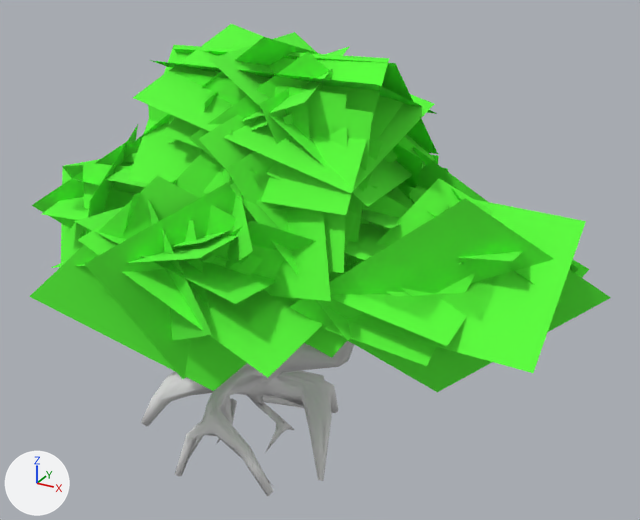
The FBX model Assets/Models/Foliage/Tree A 1.fbx: old version first, new version second.
Both versions are drawn from a 50 mm camera at (7.37, -10.99, 9.08) aimed at (1.16, 0.3, 3.44). Every picture has the same lights, and +X, +Y and +Z are marked at lower left. Where no turn or scale is listed for an object, it has been applied to the vertices.

The scene before the commit, as lines of its bpy script (objects in view):
```python
mat_leaves = principled_material('Leaves')
mat_leaves.base_color = (0.106, 1.0, 0.0432)  # green #5bff3b
mat_leaves.roughness = 1.0
me_lod0 = bpy.data.meshes.new('LOD0')
me_lod0.from_pydata(...)  # 1088 vertices, 1066 faces; spans x -3.63..4.95, y -2.59..2.46, z -0.25..6.57
# faces by material slot: [908, 158]
me_lod0.materials.append(mat_trunk_a)  # its picture is missing
me_lod0.materials.append(mat_leaves)  # green #5bff3b
me_lod1 = bpy.data.meshes.new('LOD1')
me_lod1.from_pydata(...)  # 547 vertices, 453 faces; spans x -4.06..5.23, y -2.82..2.76, z -0.26..6.81
# faces by material slot: [362, 91]
me_lod1.materials.append(mat_trunk_a)  # its picture is missing
me_lod1.materials.append(mat_leaves)  # green #5bff3b
me_lod2 = bpy.data.meshes.new('LOD2')
me_lod2.from_pydata(...)  # 256 vertices, 193 faces; spans x -4.33..5.59, y -3.13..3.07, z -0.26..7.0
# faces by material slot: [148, 45]
me_lod2.materials.append(mat_trunk_a)  # its picture is missing
me_lod2.materials.append(mat_leaves)  # green #5bff3b
ob_treea_1_lod_0 = bpy.data.objects.new('TreeA 1 LOD 0', me_lod0)
ob_treea_1_lod_0.location = (0.0, 0.0, 0.0)
ob_treea_1_lod_1 = bpy.data.objects.new('TreeA 1 LOD 1', me_lod1)
ob_treea_1_lod_1.location = (0.0, 0.0, 0.0)
ob_treea_1_lod_2 = bpy.data.objects.new('TreeA 1 LOD 2', me_lod2)
ob_treea_1_lod_2.location = (0.0, 0.0, 0.0)
```
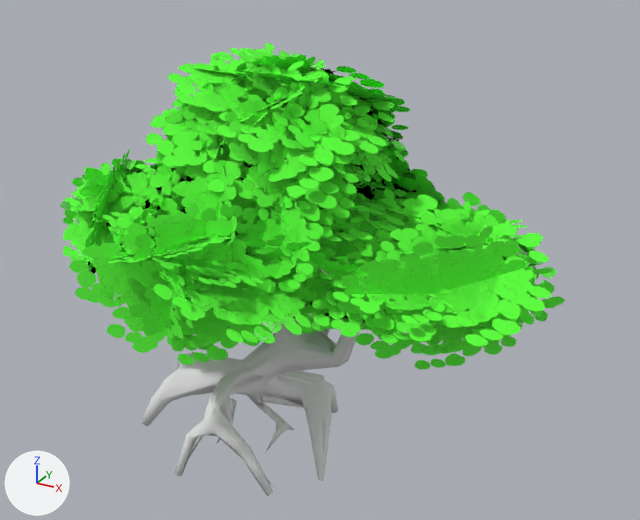
The change, as a diff of the scene's bpy script:
```diff
--- a/Assets/Models/Foliage/Tree A 1.fbx.py
+++ b/Assets/Models/Foliage/Tree A 1.fbx.py
@@ img_leaves_02_png @@
+img_leaves_02_png = load_image('Leaves_02.png', '../../Textures/Foliage/Leaves_02.png', 512, 512, 'Non-Color')
@@ mat_leaves @@
 n0 = _N.new('ShaderNodeBsdfPrincipled'); n0.name = 'Principled BSDF'
 n1 = _N.new('ShaderNodeOutputMaterial'); n1.name = 'Material Output'
+n2 = _N.new('ShaderNodeTexImage'); n2.name = 'Image Texture'
+n2.image = img_leaves_02_png
 _L.new(n0.outputs[0], n1.inputs[0])  # 'BSDF' to 'Surface'
+_L.new(n2.outputs[0], n0.inputs[4])  # 'Color' to 'Alpha'
```

Location of each change, [x1, y1, x2, y2] in pixels of the pictures (640 x 520 px):
'TreeA 1 LOD 2', surface changed: [29, 24, 611, 457] in both
'TreeA 1 LOD 1', surface changed: [32, 40, 589, 460] in both
'TreeA 1 LOD 0', surface changed: [71, 71, 535, 462] in both
